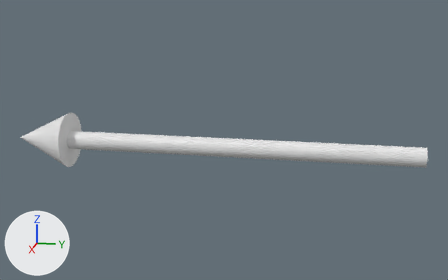
The FBX model Assets/Models/arrow.fbx, before and after one commit.
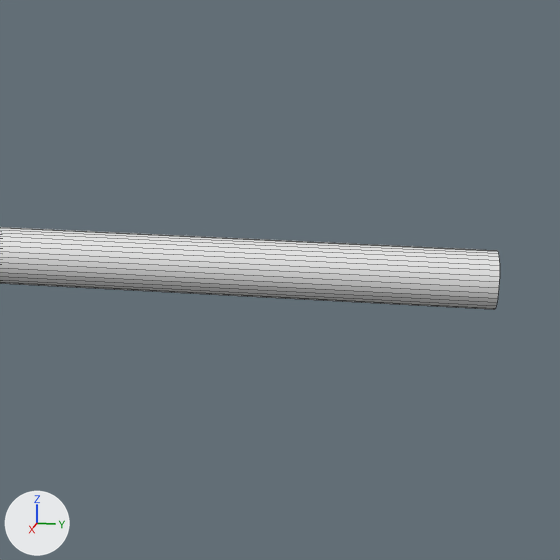
Each version appears first whole from a camera (50 mm lens) standing at (0.991, -0.127, 0.261) and looking at (-0.007, -0.327, 0.011), and next in a close-up on the part from 58% to 100% of the width and 23% to 90% of the height. Every picture has the same lights, and +X, +Y and +Z are marked at lower left. The close-ups show mesh edges as thin lines. Where no turn or scale is listed for an object, it has been applied to the vertices.
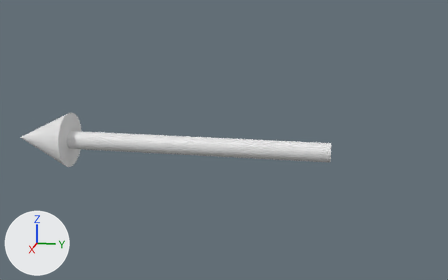
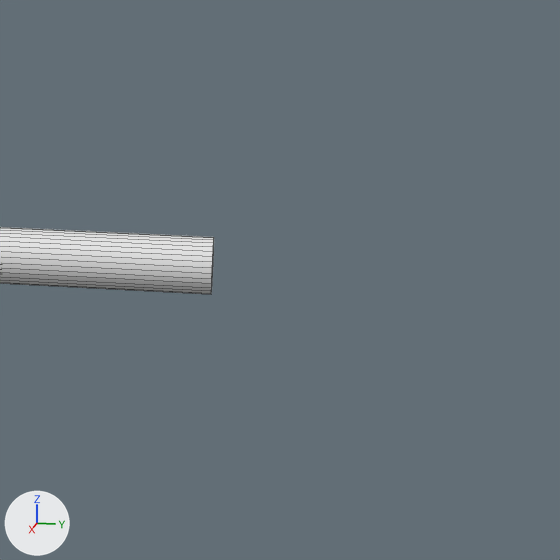
The newer file is also turned or shifted as a whole; pictures and numbers use the older file's frame.

The change in detail:
me_cone has 97 vertices, 97 faces and spans x -0.048..0.048, y -0.697..0.0, z -0.048..0.048.
me_cone is used by ob_cone; location (0.0, 0.0, 0.0).
me_cone part 1: all 32 vertices in x -0.016..0.016, y 0.0, z -0.016..0.016 are moved by (0.0, -0.148, 0.0).

Location of each change, [x1, y1, x2, y2] in pixels of the close-ups (560 x 560 px):
'Cone', reshaped
    before: [0, 227, 500, 309]
    after: [0, 227, 214, 294]
